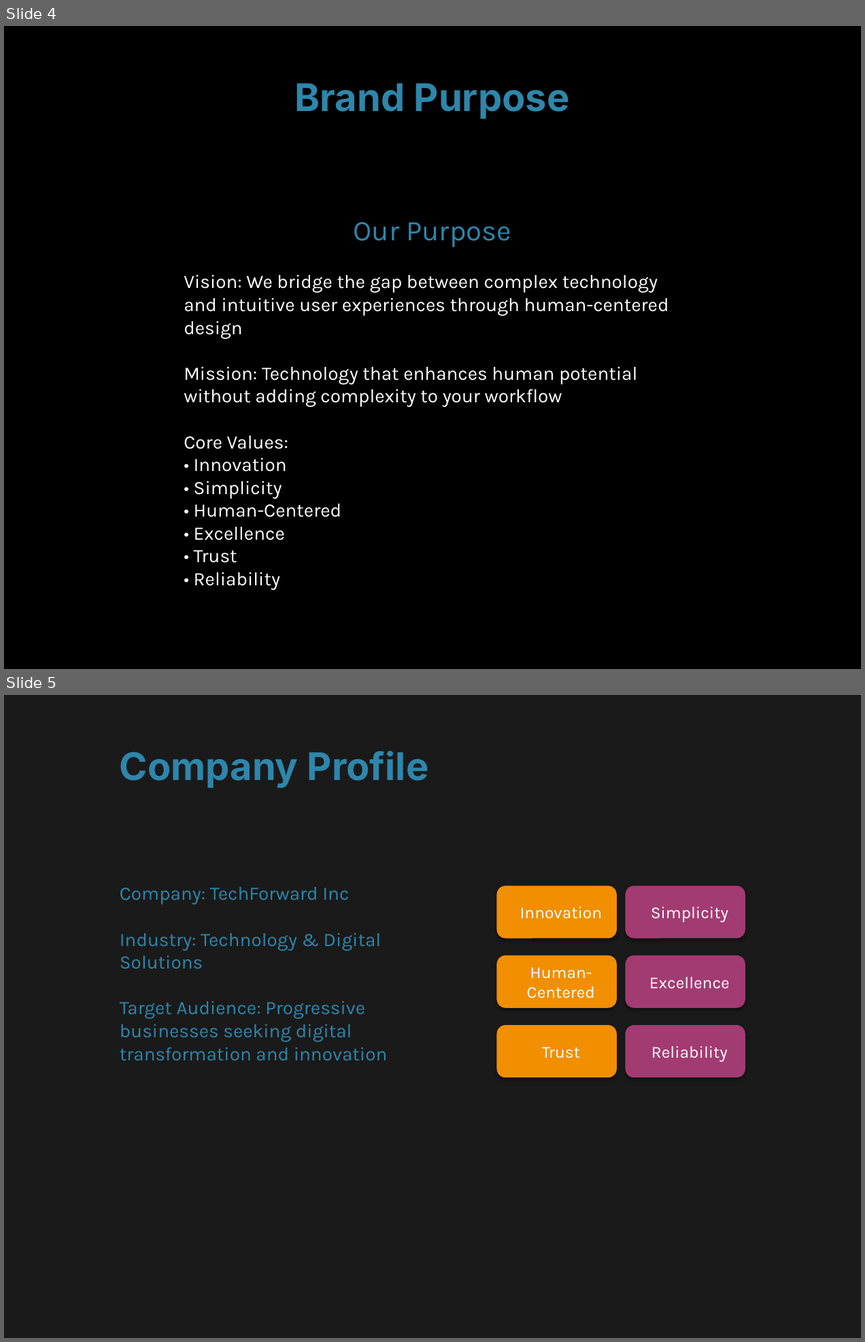
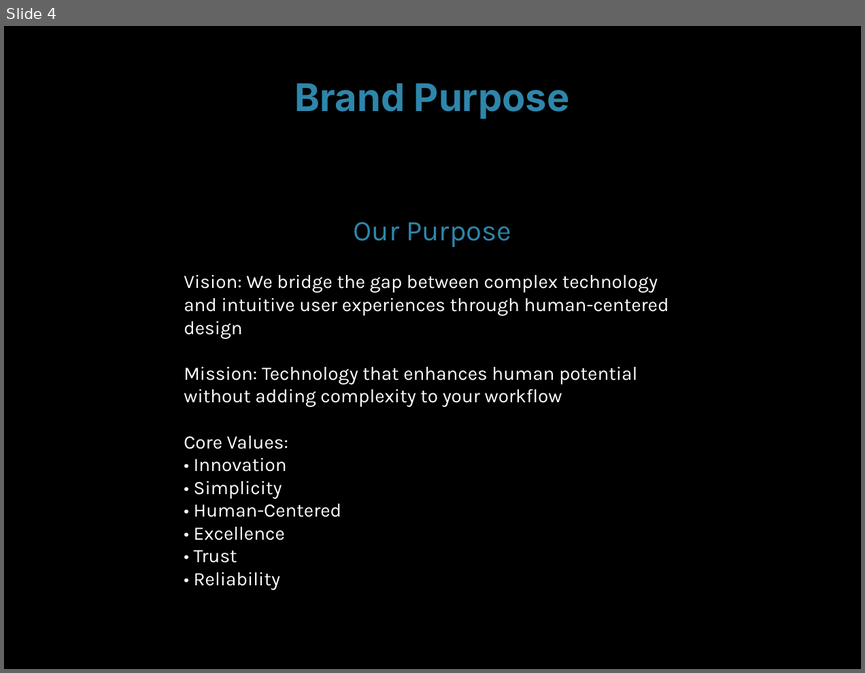
Before and after one commit to md-anas-sabah/brand_book_generator_crewai, a slide deck: output/techforward_live/techforward_live_enhanced_brand_book.pptx. Shown one above the other, each under a label of ours: slides 4 and 5 before the commit, slide 4 after it. The pictures are 865x1342 and 865x673 pixels, drawn with LibreOffice and Linux fonts; fonts in the diff are those of the drawing. Boxes give left, top, right and bottom in pixels: in the first picture for what was removed or moved away, otherwise in the second. Text is boxed around its words. In the diff, an @@ line names an element or a change of style, - is before the commit and + after.

```diff
--- a/output/techforward_live/techforward_live_enhanced_brand_book.pptx
+++ b/output/techforward_live/techforward_live_enhanced_brand_book.pptx
@@ slide 5 removed at [4,695,861,1338], background #FFFFFF @@
@@ rectangle removed at [4,695,861,1338] @@
@@ text removed at [120,751,428,788] @@
-Company Profile
@@ text removed at [120,887,388,1061] @@
-Company: TechForward Inc
-Industry: Technology & Digital Solutions
-Target Audience: Progressive businesses seeking digital transformation and innovation
@@ rounded rectangle removed at [496,886,617,938] @@
@@ rounded rectangle removed at [626,886,745,938] @@
@@ text removed at [520,906,602,919] @@
-Innovation
@@ text removed at [651,906,728,922] @@
-Simplicity
@@ rounded rectangle removed at [496,955,617,1008] @@
@@ rounded rectangle removed at [626,955,745,1008] @@
@@ text removed at [527,967,595,998] @@
-Human-Centered
@@ text removed at [649,977,730,989] @@
-Excellence
@@ rounded rectangle removed at [496,1025,617,1077] @@
@@ rounded rectangle removed at [626,1025,745,1077] @@
@@ text removed at [542,1047,580,1058] @@
-Trust
@@ text removed at [651,1046,728,1062] @@
-Reliability
```
Also in this commit, not shown: 10 slides changed, 1 slide added, 3 other slides removed, 19 other files.
